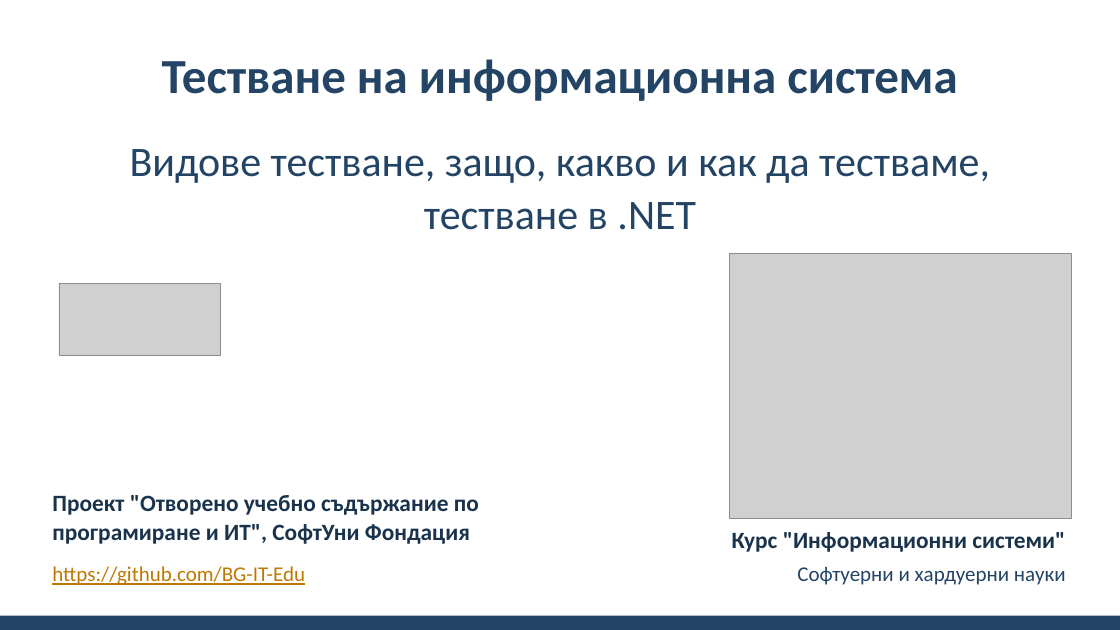
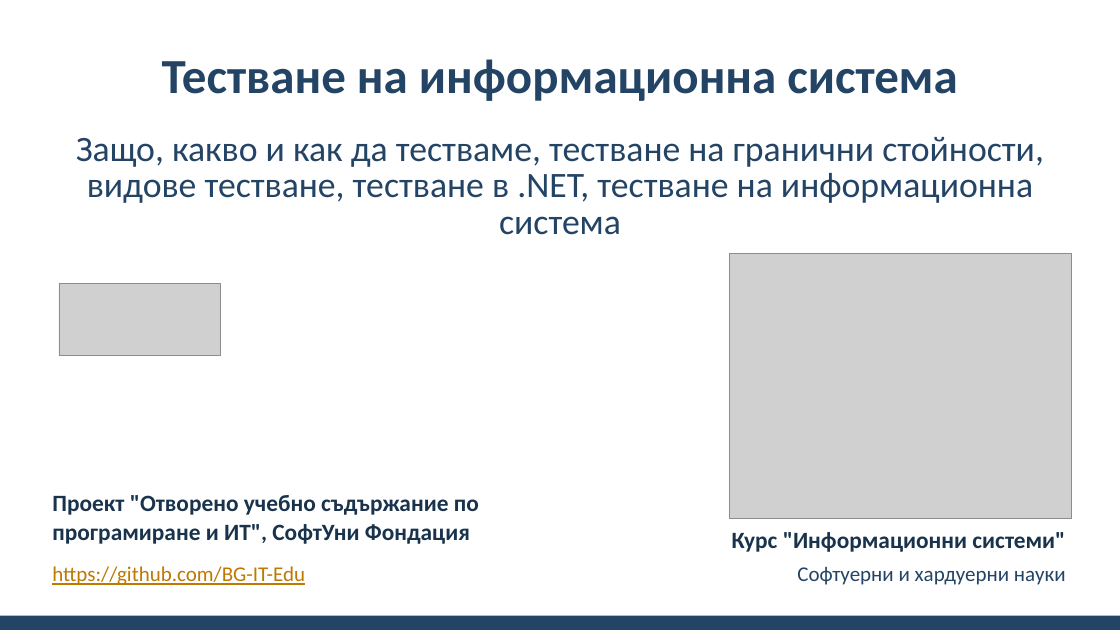
Before and after one commit to BG-IT-Edu/School-Programming, a slide deck: slide 1 of Courses/Software-Sciences/Module-4-Information-Systems-New/13-Information-System-Testing/13-Information-System-Testing.pptx. Drawn at 1120x630 pixels with LibreOffice and Linux fonts; fonts in the diff are those of the drawing; grey boxes stand for pictures; background and template pictures are left out. Boxes give left, top, right and bottom in pixels: in the first picture for what was removed or moved away, otherwise in the second. Text is boxed around its words. In the diff, an @@ line names an element or a change of style, - is before the commit and + after.

```diff
--- a/Courses/Software-Sciences/Module-4-Information-Systems-New/13-Information-System-Testing/13-Information-System-Testing.pptx
+++ b/Courses/Software-Sciences/Module-4-Information-Systems-New/13-Information-System-Testing/13-Information-System-Testing.pptx
@@ subtitle at (x1=76, y1=137, x2=1044, y2=235): text changed; size 36 to 30.6 pt @@
-Видове тестване, защо, какво и как да тестваме, тестване в .NET
+Защо, какво и как да тестваме, тестване на гранични стойности, видове тестване, тестване в .NET, тестване на информационна система
```
Also in this commit, not shown: 10 other slides changed, 30 slides added, 3 slides removed.
